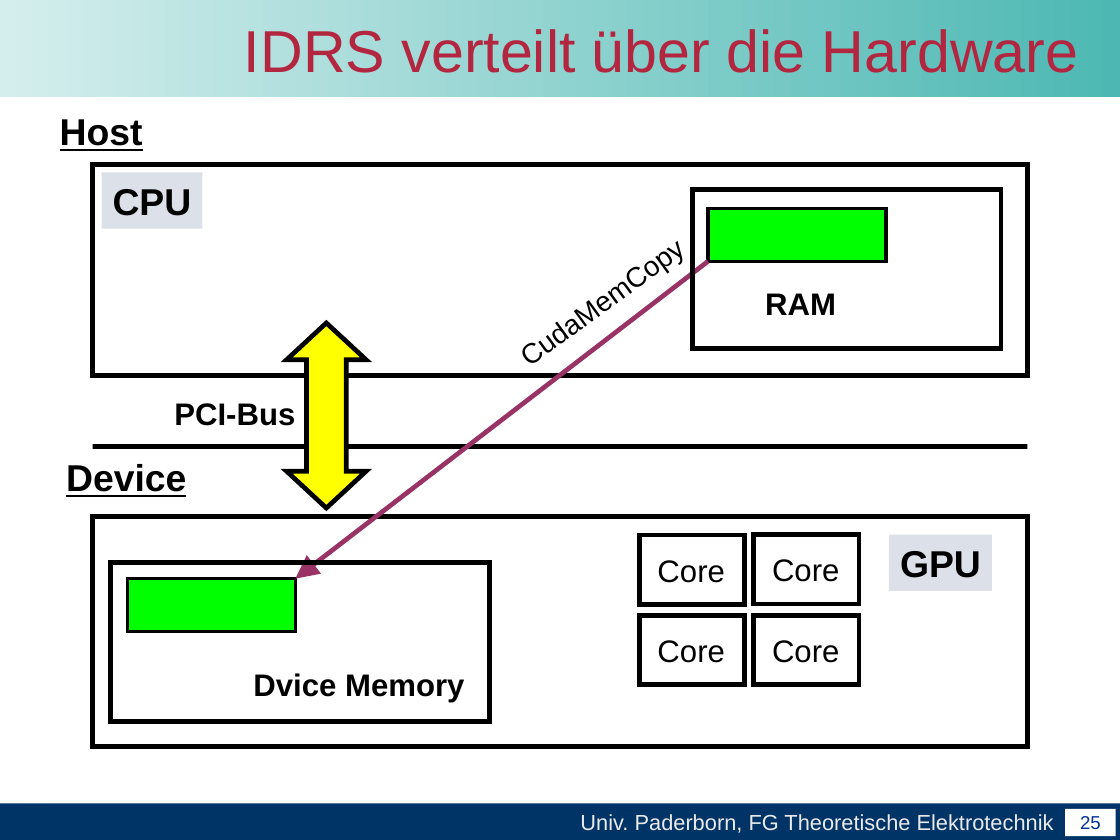
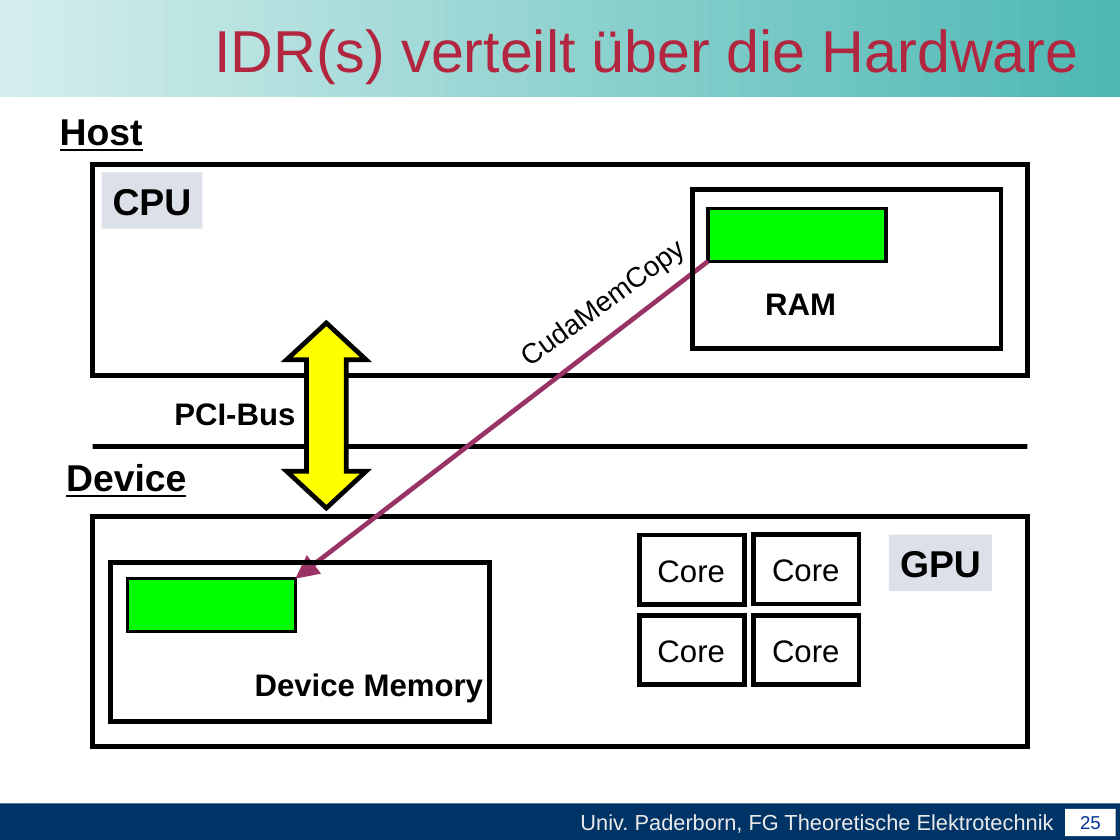
Before and after one commit to unconditional/projektarbeitcuda, a slide deck: slide 25 of Abschlussvortrag/Abschlussvortrag der Projektarbeit CUDA.ppt. Drawn at 1120x840 pixels with LibreOffice and Linux fonts; fonts in the diff are those of the drawing; background and template pictures are left out. Boxes give left, top, right and bottom in pixels: in the first picture for what was removed or moved away, otherwise in the second. Text is boxed around its words. In the diff, an @@ line names an element or a change of style, - is before the commit and + after.

```diff
--- a/Abschlussvortrag/Abschlussvortrag der Projektarbeit CUDA.ppt
+++ b/Abschlussvortrag/Abschlussvortrag der Projektarbeit CUDA.ppt
@@ title at [214,29,1078,83]: text changed @@
-IDRS verteilt über die Hardware
+IDR(s) verteilt über die Hardware
@@ text at [255,673,483,702]: text changed @@
-Dvice Memory
+Device Memory
```
Also in this commit, not shown: 12 other slides changed, 3 slides added, 1 slide removed.
